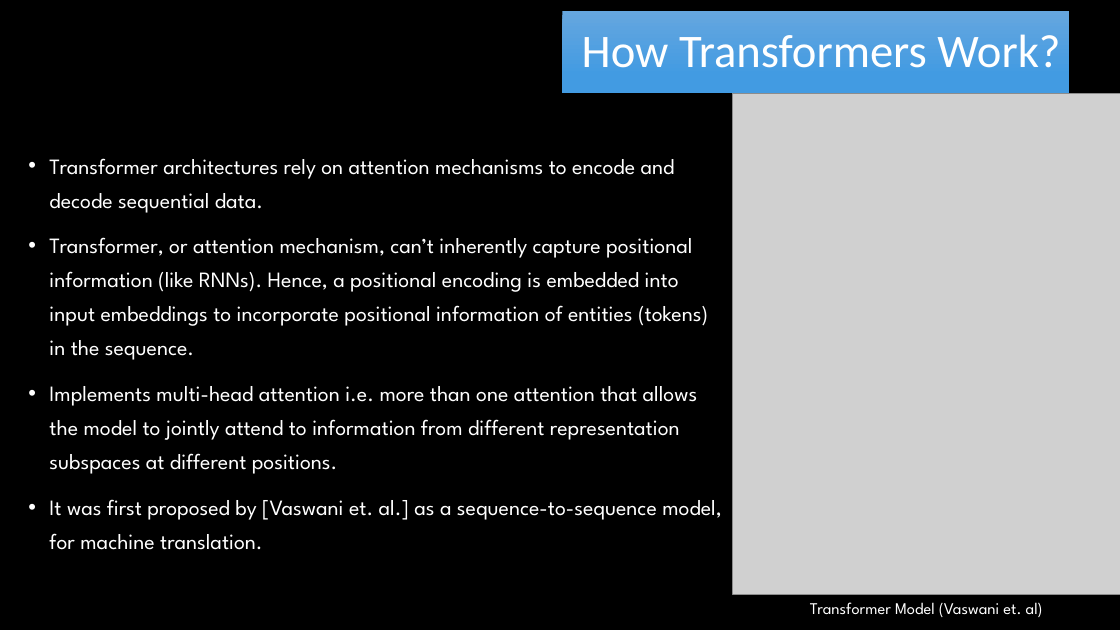
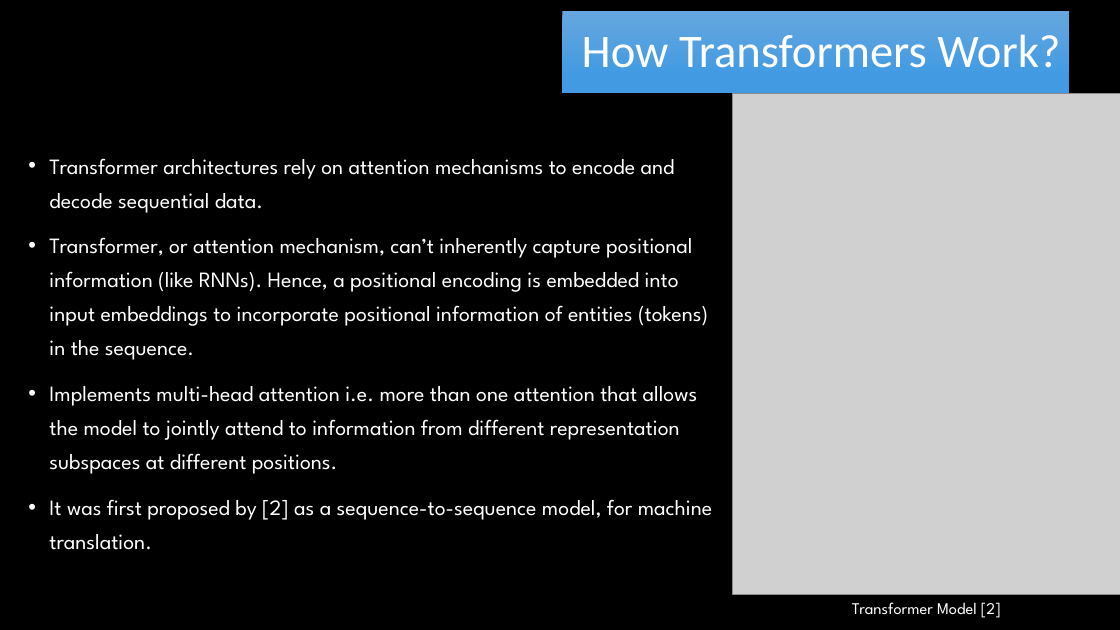
Before and after one commit to RayGone/Thesis, a slide deck: slide 7 of Proposal Defense Presentation.pptx (slide 6 before the commit). Drawn at 1120x630 pixels with LibreOffice and Linux fonts; fonts in the diff are those of the drawing; grey boxes stand for pictures; background and template pictures are left out. Boxes give left, top, right and bottom in pixels: in the first picture for what was removed or moved away, otherwise in the second. Text is boxed around its words. In the diff, an @@ line names an element or a change of style, - is before the commit and + after.

```diff
--- a/Proposal Defense Presentation.pptx
+++ b/Proposal Defense Presentation.pptx
@@ text at box(49, 499, 712, 550): text changed @@
-• It was first proposed by [Vaswani et. al.] as a sequence-to-sequence model, for machine translation.
+• It was first proposed by [2] as a sequence-to-sequence model, for machine translation.
@@ text at box(852, 602, 1001, 618): text changed @@
-Transformer Model (Vaswani et. al)
+Transformer Model [2]
```
Also in this commit, not shown: 12 other slides changed, 6 slides added, 1 slide removed.
